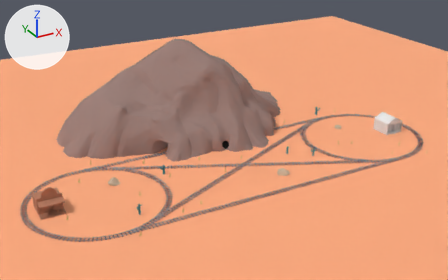
Two versions of the FBX model blender/map.fbx, one commit apart.
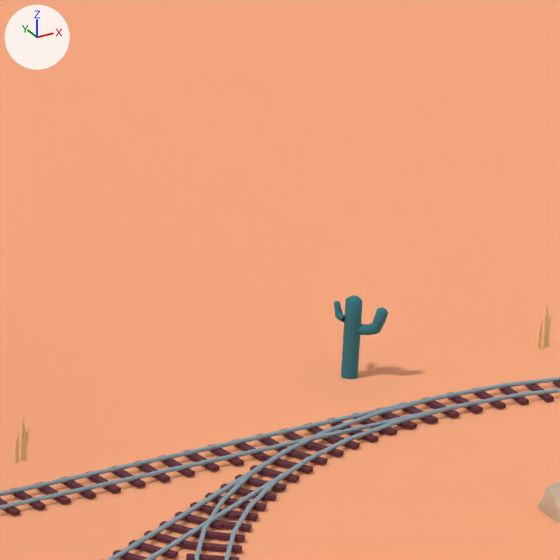
The first picture shows the older version from a 50 mm camera at (-30.4, -51.1, 29.0) aimed at (-0.4, 3.5, 1.7). The close-ups show both versions on the part from 63% to 75% of the width and 28% to 47% of the height of that picture; other places that the commit changed are outside them. Arrows for +X, +Y and +Z are at upper left; the lights stay in place. Where no turn or scale is listed for an object, it has been applied to the vertices.

Objects in the first close-up: 'Cactus.003', 'CircleTrackRight', 'CrossTrack1', 'Floor', 'StraightTrackTop'.
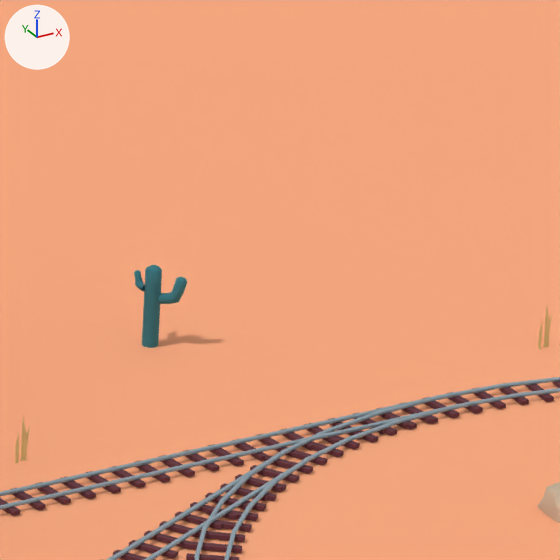
Pixel boxes (x1, y1, x2, y2) of what changed, in the close-ups (560 x 560 px):
'Cactus.003', moved
    before: (334, 295, 388, 379)
    after: (134, 265, 187, 348)

The change, as a diff of the scene's bpy script:
```diff
--- a/blender/map.fbx.py
+++ b/blender/map.fbx.py
@@ ob_cactus_003 @@
 ob_cactus_003 = bpy.data.objects.new('Cactus.003', me_cylinder_003)
-ob_cactus_003.location = (15.61, 8.26, 0.0)
+ob_cactus_003.location = (14.08, 10.34, 0.0)
```
